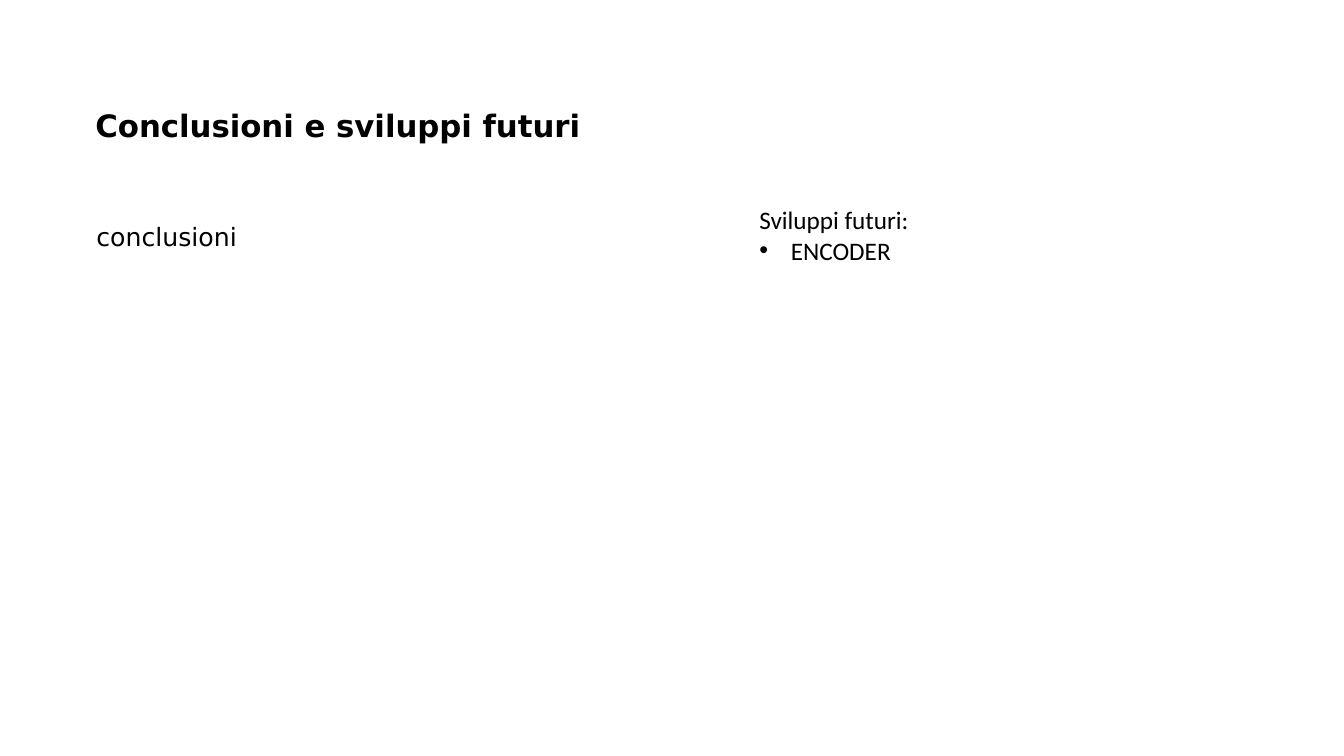
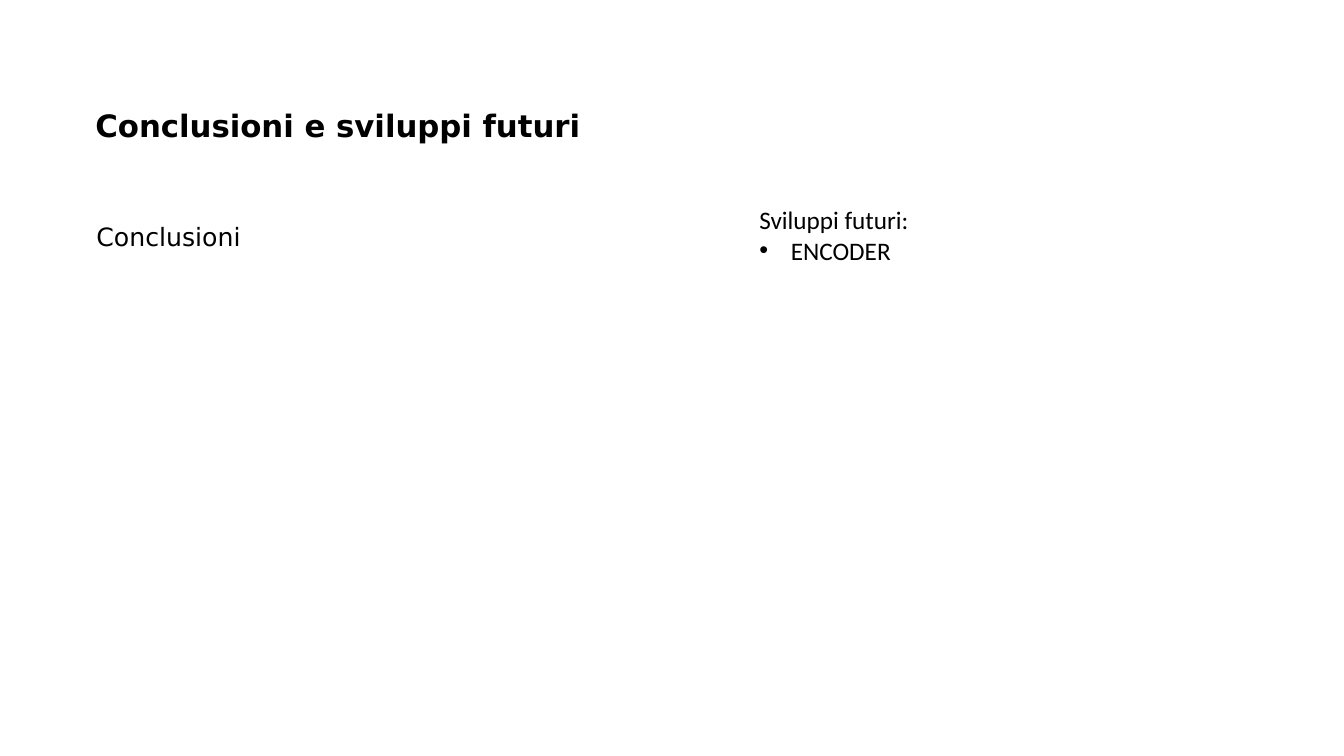
Before and after one commit to MarcoMinarelli/Rover_LabAuto, a slide deck: slide 11 of labauto.pptx. Drawn at 1344x756 pixels with LibreOffice and Linux fonts; fonts in the diff are those of the drawing; background and template pictures are left out. Boxes give left, top, right and bottom in pixels: in the first picture for what was removed or moved away, otherwise in the second. Text is boxed around its words. In the diff, an @@ line names an element or a change of style, - is before the commit and + after.

```diff
--- a/labauto.pptx
+++ b/labauto.pptx
@@ text at (96, 227, 240, 247): text changed @@
-conclusioni
+Conclusioni
```
Also in this commit, not shown: 2 other slides changed.
